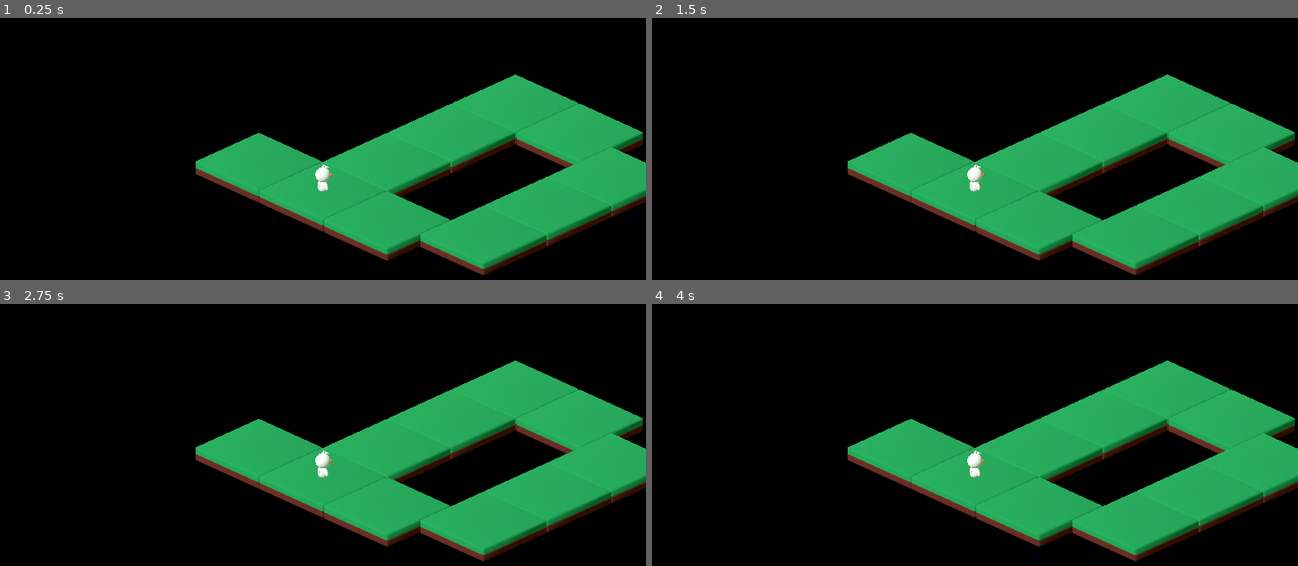
Above: before the commit, frames 1-4 (two rows, left to right).
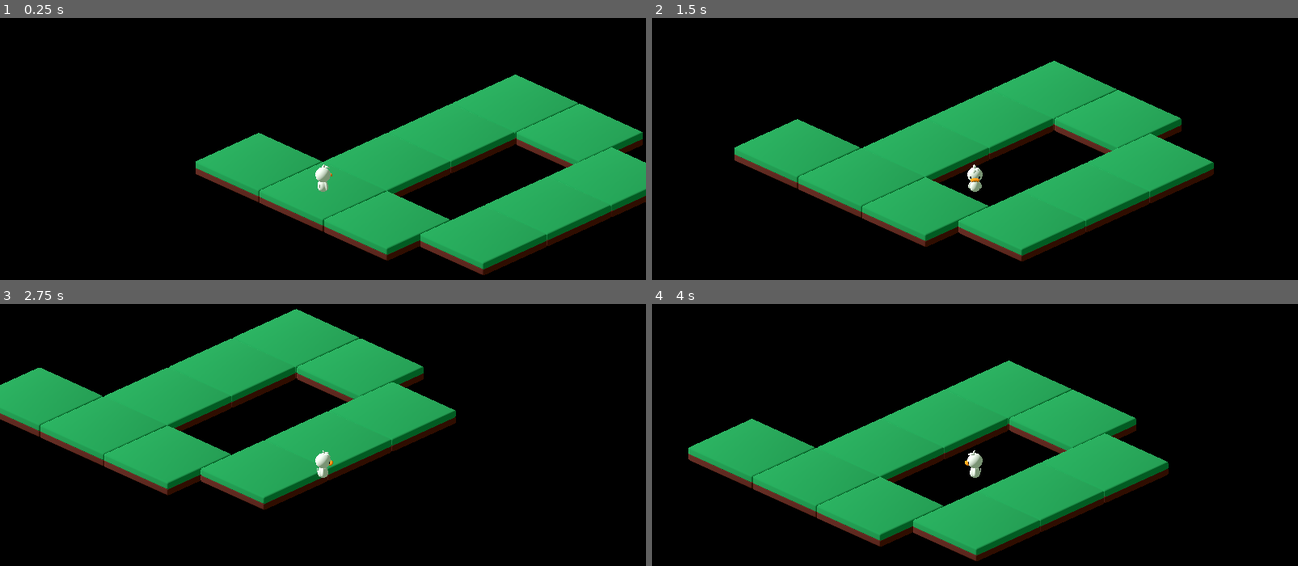
Above: after the commit, the same moments.

Repository: felipefcm/block-puzzle
Game: Godot game, scene res://levels/world.tscn
Same seed, same stepped clock (60 frames per second), same inputs: the game is played once before the commit and once after it.
Inputs:
- Up to frame 1 (0.25 s): no input
- Up to frame 2 (1.5 s): tap Enter at 0.5 s; hold Right (ui_right) 0.53-1.28 s; hold Down (ui_down) from 1.28 s (still down)
- Up to frame 3 (2.75 s): release Down (ui_down) at 2.03 s; hold Right (ui_right) from 2.03 s (still down)
- Up to frame 4 (4 s): release Right (ui_right) at 2.78 s; hold Up (ui_up) 2.78-3.53 s; hold Left (ui_left) from 3.53 s (still down)

The runs differ from the first frame. In frame 1, 1.1% of the frame differs, in the area x 30-100%, y 32-99%; in frame 2, 34%; in frame 3, 43%, in the area x 0-100%, y 1-99%; in frame 4, 38%.

Commit message:
player movimentation v1

Diff:
--- a/duck.tscn
+++ b/entities/duck.tscn
@@ -1,6 +1,7 @@
-[gd_scene load_steps=4 format=3 uid="uid://gc6hl21okehk"]
+[gd_scene load_steps=5 format=3 uid="uid://gc6hl21okehk"]
 
 [ext_resource type="ArrayMesh" uid="uid://bg1jsc747s6ul" path="res://assets/kaykit-minigame/characer_duck.obj" id="1_2hw8v"]
+[ext_resource type="Script" path="res://scripts/duck.gd" id="1_xourh"]
 [ext_resource type="ArrayMesh" uid="uid://bmd6f4lq8y1q4" path="res://assets/kaykit-minigame/characer_duckHead.obj" id="2_nst7y"]
 
 [sub_resource type="Environment" id="Environment_ujk2i"]
@@ -10,6 +11,7 @@
 
 [node name="Duck" type="Node3D"]
 transform = Transform3D(1, 0, 0, 0, 1, 0, 0, 0, 1, 0, 1.01, 0)
+script = ExtResource("1_xourh")
 metadata/_edit_group_ = true
 
 [node name="Camera3D" type="Camera3D" parent="."]
--- a/levels/world.tscn
+++ b/levels/world.tscn
@@ -1,12 +1,12 @@
-[gd_scene load_steps=3 format=3 uid="uid://cqdid4c4qpyru"]
+[gd_scene load_steps=3 format=3 uid="uid://b2x7ctr0mqior"]
 
-[ext_resource type="PackedScene" uid="uid://gc6hl21okehk" path="res://duck.tscn" id="1_2oiaa"]
+[ext_resource type="PackedScene" uid="uid://gc6hl21okehk" path="res://entities/duck.tscn" id="1_2oiaa"]
 [ext_resource type="PackedScene" uid="uid://5itmebhfsafj" path="res://blocks/grass_floor.tscn" id="2_o0c5t"]
 
 [node name="World" type="Node3D"]
 
 [node name="DirectionalLight3D" type="DirectionalLight3D" parent="."]
-transform = Transform3D(-3.09086e-08, 0.707107, -0.707107, 3.09086e-08, 0.707107, 0.707107, 1, 0, -4.37114e-08, -24, 8, -13)
+transform = Transform3D(-0.707107, 0.5, -0.5, 3.09086e-08, 0.707107, 0.707107, 0.707107, 0.5, -0.5, 11, 8, -13)
 light_energy = 2.5
 
 [node name="Duck" parent="." instance=ExtResource("1_2oiaa")]
--- a/project.godot
+++ b/project.godot
@@ -8,6 +8,16 @@
 
 config_version=5
 
+_global_script_classes=[{
+"base": "Node3D",
+"class": &"Duck",
+"language": &"GDScript",
+"path": "res://scripts/duck.gd"
+}]
+_global_script_class_icons={
+"Duck": ""
+}
+
 [application]
 
 config/name="BlockPuzzle"
@@ -15,11 +25,47 @@
 config/features=PackedStringArray("4.0", "Forward Plus")
 config/icon="res://icon.svg"
 
+[debug]
+
+gdscript/warnings/unused_parameter=0
+
 [display]
 
 window/size/viewport_width=1920
 window/size/viewport_height=1080
 
+[input]
+
+ui_left={
+"deadzone": 0.5,
+"events": [Object(InputEventKey,"resource_local_to_scene":false,"resource_name":"","device":0,"window_id":0,"alt_pressed":false,"shift_pressed":false,"ctrl_pressed":false,"meta_pressed":false,"pressed":false,"keycode":4194319,"physical_keycode":0,"unicode":4194319,"echo":false,"script":null)
+, Object(InputEventJoypadButton,"resource_local_to_scene":false,"resource_name":"","device":0,"button_index":13,"pressure":0.0,"pressed":false,"script":null)
+, Object(InputEventKey,"resource_local_to_scene":false,"resource_name":"","device":0,"window_id":0,"alt_pressed":false,"shift_pressed":false,"ctrl_pressed":false,"meta_pressed":false,"pressed":false,"keycode":0,"physical_keycode":65,"unicode":0,"echo":false,"script":null)
+]
+}
+ui_right={
+"deadzone": 0.5,
+"events": [Object(InputEventKey,"resource_local_to_scene":false,"resource_name":"","device":0,"window_id":0,"alt_pressed":false,"shift_pressed":false,"ctrl_pressed":false,"meta_pressed":false,"pressed":false,"keycode":4194321,"physical_keycode":0,"unicode":4194321,"echo":false,"script":null)
+, Object(InputEventJoypadButton,"resource_local_to_scene":false,"resource_name":"","device":0,"button_index":14,"pressure":0.0,"pressed":false,"script":null)
+, Object(InputEventKey,"resource_local_to_scene":false,"resource_name":"","device":0,"window_id":0,"alt_pressed":false,"shift_pressed":false,"ctrl_pressed":false,"meta_pressed":false,"pressed":false,"keycode":0,"physical_keycode":68,"unicode":0,"echo":false,"script":null)
+]
+}
+ui_up={
+"deadzone": 0.5,
+"events": [Object(InputEventKey,"resource_local_to_scene":false,"resource_name":"","device":0,"window_id":0,"alt_pressed":false,"shift_pressed":false,"ctrl_pressed":false,"meta_pressed":false,"pressed":false,"keycode":4194320,"physical_keycode":0,"unicode":4194320,"echo":false,"script":null)
+, Object(InputEventJoypadButton,"resource_local_to_scene":false,"resource_name":"","device":0,"button_index":11,"pressure":0.0,"pressed":false,"script":null)
+, Object(InputEventKey,"resource_local_to_scene":false,"resource_name":"","device":0,"window_id":0,"alt_pressed":false,"shift_pressed":false,"ctrl_pressed":false,"meta_pressed":false,"pressed":false,"keycode":0,"physical_keycode":87,"unicode":0,"echo":false,"script":null)
+]
+}
+ui_down={
+"deadzone": 0.5,
+"events": [Object(InputEventKey,"resource_local_to_scene":false,"resource_name":"","device":0,"window_id":0,"alt_pressed":false,"shift_pressed":false,"ctrl_pressed":false,"meta_pressed":false,"pressed":false,"keycode":4194322,"physical_keycode":0,"unicode":4194322,"echo":false,"script":null)
+, Object(InputEventJoypadButton,"resource_local_to_scene":false,"resource_name":"","device":0,"button_index":12,"pressure":0.0,"pressed":false,"script":null)
+, Object(InputEventKey,"resource_local_to_scene":false,"resource_name":"","device":0,"window_id":0,"alt_pressed":false,"shift_pressed":false,"ctrl_pressed":false,"meta_pressed":false,"pressed":false,"keycode":0,"physical_keycode":83,"unicode":0,"echo":false,"script":null)
+]
+}
+
 [rendering]
 
 anti_aliasing/quality/msaa_3d=1
+anti_aliasing/quality/screen_space_aa=1
--- /dev/null
+++ b/scripts/duck.gd
@@ -0,0 +1,19 @@
+class_name Duck extends Node3D
+
+@onready var modelNode = $Model as Node3D
+
+func _ready():
+	pass
+
+func _process(delta):
+	var input := Vector3(
+		Input.get_axis('ui_left', 'ui_right'),
+		0,
+		-Input.get_axis('ui_down', 'ui_up'),
+	).rotated(Vector3(0, 1, 0), -PI / 4.0)
+
+	translate_object_local(input * 10.0 * delta)
+
+	if(input.length() > 0):
+		var angle := input.signed_angle_to(Vector3(1, 0, 0), Vector3(0, -1, 0))
+		modelNode.rotation.y = PI / 2.0 + angle
